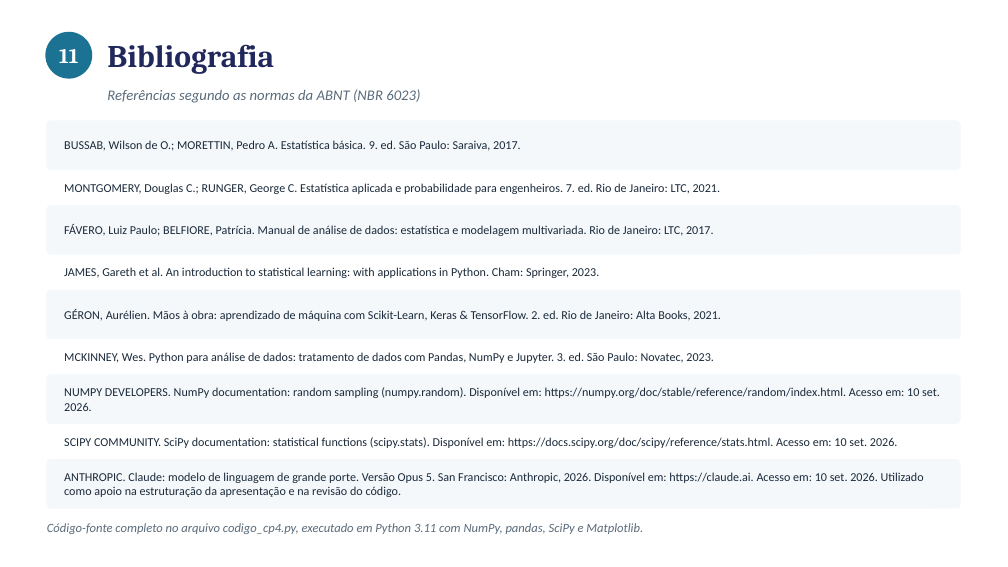
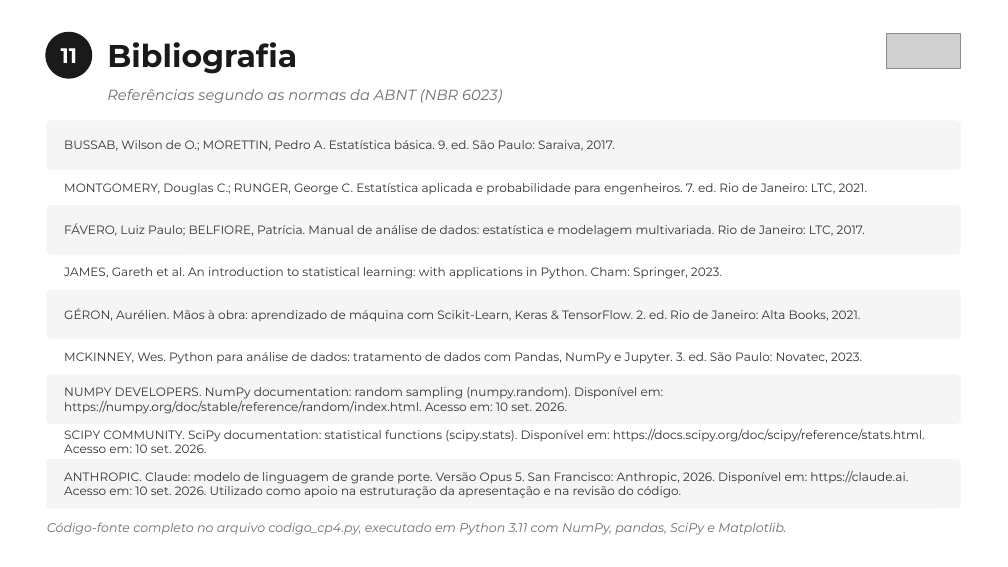
Before and after one commit to susuelen153-design/Projeto-Python, a slide deck: slide 13 of checkpoint4/apresentacao_cp4.pptx. Drawn at 1008x567 pixels with LibreOffice and Linux fonts; fonts in the diff are those of the drawing; grey boxes stand for pictures. Boxes give left, top, right and bottom in pixels: in the first picture for what was removed or moved away, otherwise in the second. Text is boxed around its words. In the diff, an @@ line names an element or a change of style, - is before the commit and + after.

```diff
--- a/checkpoint4/apresentacao_cp4.pptx
+++ b/checkpoint4/apresentacao_cp4.pptx
@@ text "Bibliografia" at [107,42,297,74]: font Cambria to Montserrat, text colour #21295C to #1A1A1A @@
@@ text "11" at [61,48,77,63]: font Cambria to Montserrat @@
@@ ellipse at [45,32,92,79]: fill #1C7293 to #1A1A1A @@
@@ picture added at [886,33,960,68] @@
@@ text "Referências segundo as normas da ..." at [107,89,502,103]: font Calibri to Montserrat, text colour #5A6B7B to #6E6E6E @@
@@ fill #F4F8FB to #F5F5F5; outline #F4F8FB 1 pt to #F5F5F5 1 pt in 5 elements at [47,121,960,169], [47,206,960,254], [47,290,960,339], [47,375,960,423], [47,460,960,508] @@
@@ font Calibri to Montserrat, text colour #1B2A3A to #333333 in 9 elements at [64,140,615,151], [64,183,868,195], [64,223,865,237], [64,267,722,279], [64,308,861,322], [64,352,862,364], [64,387,664,414], [64,429,925,453], [64,471,908,498] @@
@@ text "Código-fonte completo no arquivo codigo_cp4.py, ..." at [47,522,786,535]: font Calibri to Montserrat, text colour #5A6B7B to #6E6E6E @@
```
Also in this commit, not shown: 12 other slides changed, 12 other files.
